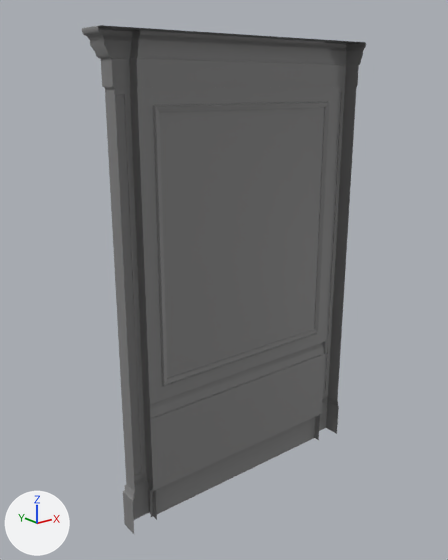
Renders of the FBX model Projet Final Manoir/Manoir_FBX_Unwrapped/AR-StairCaseWall_01.FBX from each side of a commit.
Both versions are drawn from a 50 mm camera at (-9.49, -7.92, 7.37) aimed at (-2.81, 0.44, 4.03). Arrows for +X, +Y and +Z are at lower left; the lights stay in place. Where no turn or scale is listed for an object, it has been applied to the vertices.

Objects in the first picture: 'AR-StairCaseWall_01'.
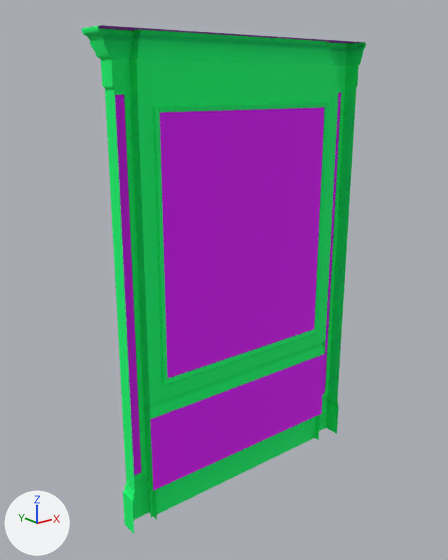
What differs and where, as boxes (x1, y1, x2, y2) in the pictures (448 x 560 px):
part 1 of me_mesh, recoloured (grey to green): (82, 25, 366, 534) in both
part 2 of me_mesh, recoloured: (115, 92, 341, 491) in both
part 3 of me_mesh, recoloured: (98, 25, 363, 44) in both

Edits to the bpy script that builds the scene:
```text
Add mat_material__13:
    mat_material__13 = principled_material('Material #13')
    mat_material__13.base_color = (0.729, 0.0, 1.0)  # pink #de00ff
    mat_material__13.roughness = 0.859
Add mat_material__14:
    mat_material__14 = principled_material('Material #14')
    mat_material__14.base_color = (0.0, 1.0, 0.165)  # green #00ff71
    mat_material__14.roughness = 0.859
Change me_mesh:
    where me_mesh.from_pydata(...)  # 226 vertices, 364 faces; spans x -5.28..0.2, y 0.0..0.48, z 0.0..8.13
    used by ob_ar_staircasewall_01; location = (0.0, 0.0, 0.0)
    me_mesh part 1: 350 of the faces centred in x -5.28..0.2, y 0.05..0.48, z 0.18..8.12 switch from mat_worldgridmaterial (grey #808080) to mat_material__14 (green #00ff71)
    me_mesh part 2: 8 of the faces centred in x -4.91..-0.17, y 0.08..0.28, z 1.1..5.55 switch from mat_worldgridmaterial (grey #808080) to mat_material__13 (pink #de00ff)
    me_mesh part 3: 6 of the faces centred in x -5.0..-0.08, y 0.08..0.38, z 8.13 switch from mat_worldgridmaterial (grey #808080) to mat_material__13 (pink #de00ff)
```
